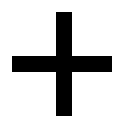
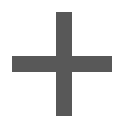
Two versions of the same layered image (128x128). Layer-by-layer changes:
painted on "Layer" over [left=12, top=12, right=112, bottom=116]
